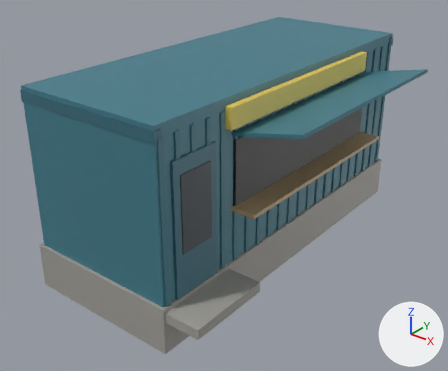
What one commit did to the glTF model Data/RideUK/Props/SM_Prop_cafe_building_2.glb.
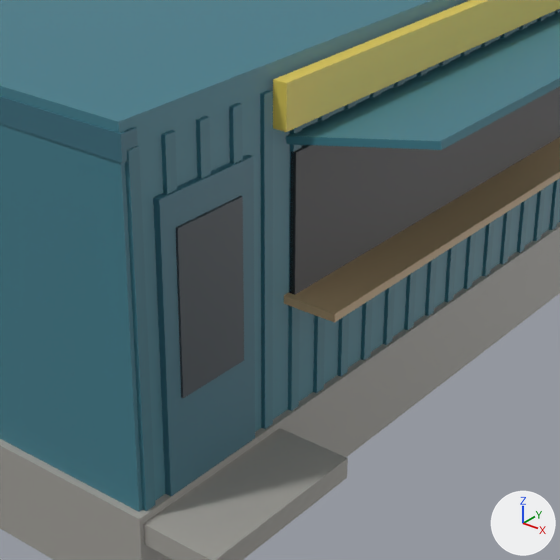
Each version is shown whole from a 50 mm lens placed at (5.85, -7.57, 5.04), pointed at (0.2, -0.51, 0.66), then close up on the part from 22% to 80% of the width and 19% to 89% of the height. The lights are fixed; the arrows at lower right show +X, +Y and +Z. The last two pictures show the newer version. Vertices at exactly the same position are counted once.

The scene before the commit, as lines of its bpy script (objects in view):
```python
me_sm_prop_cafe_building_2 = bpy.data.meshes.new('SM_Prop_cafe_building_2')
me_sm_prop_cafe_building_2.from_pydata(...)  # 444 vertices, 670 faces; spans x -1.27..2.31, y -3.08..3.08, z -0.5..2.65
me_sm_prop_cafe_building_2.materials.append(mat_defaultmaterial)
ob_sm_prop_cafe_building_2 = bpy.data.objects.new('SM_Prop_cafe_building_2', me_sm_prop_cafe_building_2)
ob_sm_prop_cafe_building_2.location = (0.0, 0.0, 0.0)
```
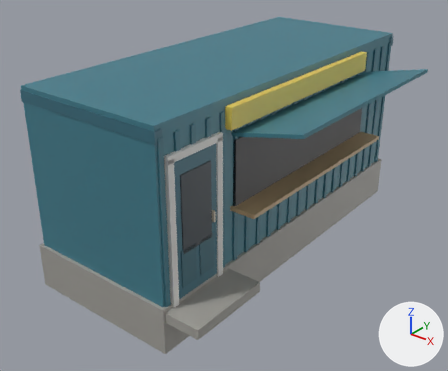
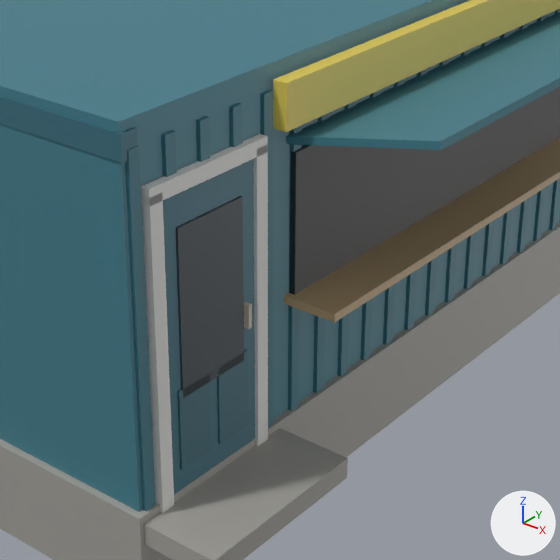
Boxes [x1, y1, x2, y2] around the edits, measured in the close-ups (560 x 560 px):
part 1 of me_sm_prop_cafe_building_2, added: after [142, 193, 174, 513]
part 2 of me_sm_prop_cafe_building_2, added: after [254, 145, 268, 446]
part 3 of me_sm_prop_cafe_building_2, added: after [141, 134, 268, 206]
part 4 of me_sm_prop_cafe_building_2, added (cyan): after [177, 375, 212, 470]
part 5 of me_sm_prop_cafe_building_2, added (cyan): after [217, 349, 248, 444]
part 6 of me_sm_prop_cafe_building_2, added: after [244, 302, 252, 329]

The edits, one by one:
me_sm_prop_cafe_building_2 is used by ob_sm_prop_cafe_building_2; location (0.0, 0.0, 0.0).
me_sm_prop_cafe_building_2 had 444 vertices, 670 faces and spanned x -1.27..2.31, y -3.08..3.08, z -0.5..2.65.
me_sm_prop_cafe_building_2 now has 492 vertices, 742 faces and spans x -1.27..2.31, y -3.08..3.08, z -0.5..2.65.
me_sm_prop_cafe_building_2 part 1: a new loose piece, a box spanning x 1.23..1.29, y -2.9..-2.8, z 0.1..2.2, in mat_defaultmaterial.
me_sm_prop_cafe_building_2 part 2: a new loose piece, a box spanning x 1.23..1.29, y -2.0..-1.9, z 0.1..2.2, in mat_defaultmaterial.
me_sm_prop_cafe_building_2 part 3: a new loose piece, a box spanning x 1.23..1.29, y -2.9..-1.9, z 2.15..2.25, in mat_defaultmaterial.
me_sm_prop_cafe_building_2 part 4: a new loose piece, a box spanning x 1.26..1.28, y -2.712..-2.44, z 0.35..0.9, in mat_defaultmaterial.
me_sm_prop_cafe_building_2 part 5: a new loose piece, a box spanning x 1.26..1.28, y -2.36..-2.088, z 0.35..0.9, in mat_defaultmaterial.
me_sm_prop_cafe_building_2 part 6: a new loose piece, a box spanning x 1.265..1.315, y -2.115..-2.085, z 1.07..1.23, in mat_defaultmaterial.
